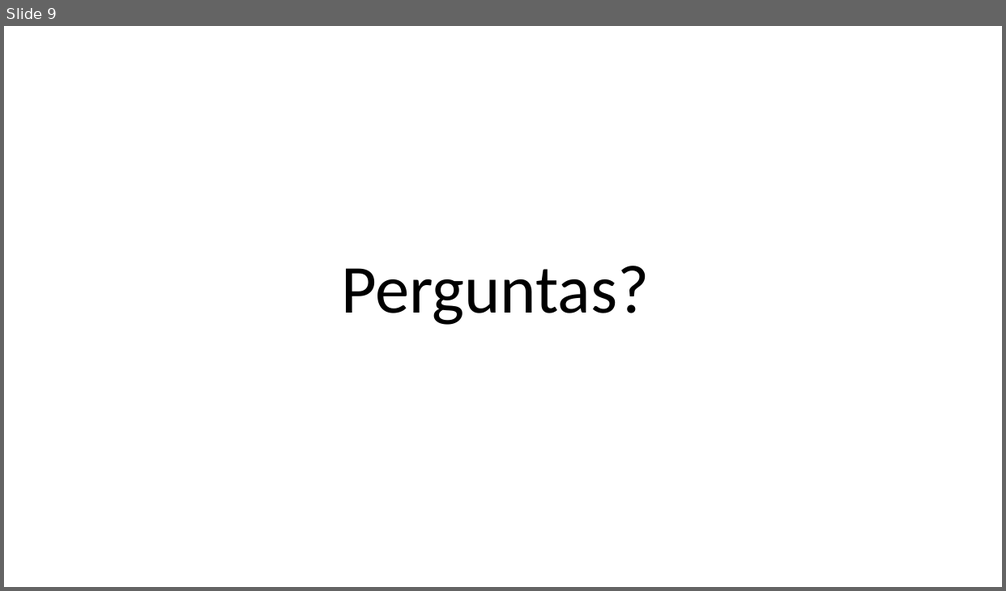
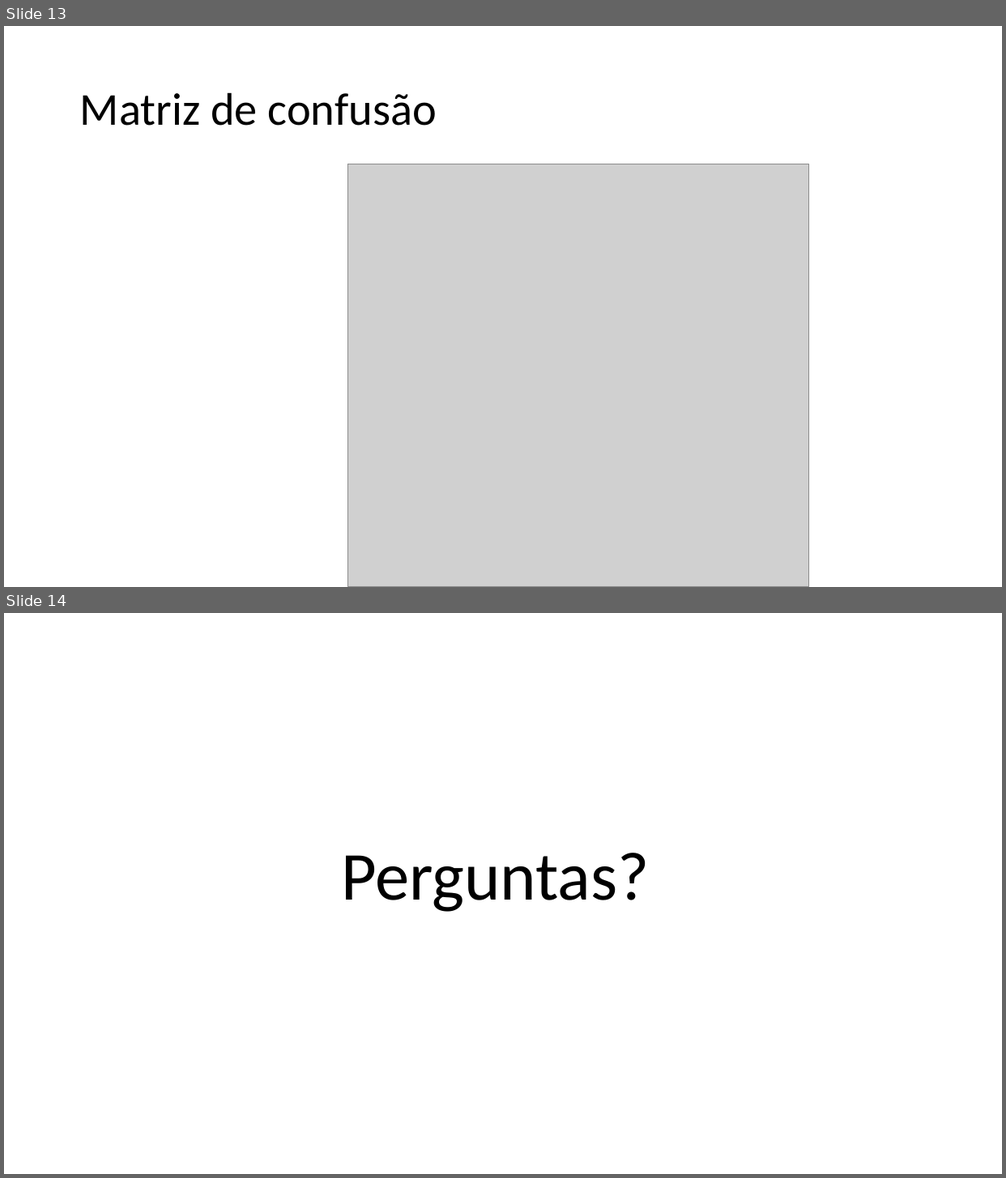
Before and after one commit to zz4fap/c24_inteligencia_artificial, a slide deck: slides/C24_Regressão_logística.pptx. Shown one above the other, each under a label of ours: slide 9 before the commit, slides 13 and 14 after it. The pictures are 1006x591 and 1006x1178 pixels, drawn with LibreOffice and Linux fonts; fonts in the diff are those of the drawing; grey boxes stand for pictures. Boxes give left, top, right and bottom in pixels: in the first picture for what was removed or moved away, otherwise in the second. Text is boxed around its words. In the diff, an @@ line names an element or a change of style, - is before the commit and + after.

```diff
--- a/slides/C24_Regressão_logística.pptx
+++ b/slides/C24_Regressão_logística.pptx
@@ slide 13 added at (4, 26, 1002, 587), background #FFFFFF @@
@@ title added at (80, 92, 437, 126), 44 pt, text #000000 @@
+Matriz de confusão
@@ picture added at (347, 165, 809, 587) @@
@@ what was slide 9 is now slide 14 @@
```
Also in this commit, not shown: 1 slide changed, 11 other slides added, 8 slides removed, 2 other files.
